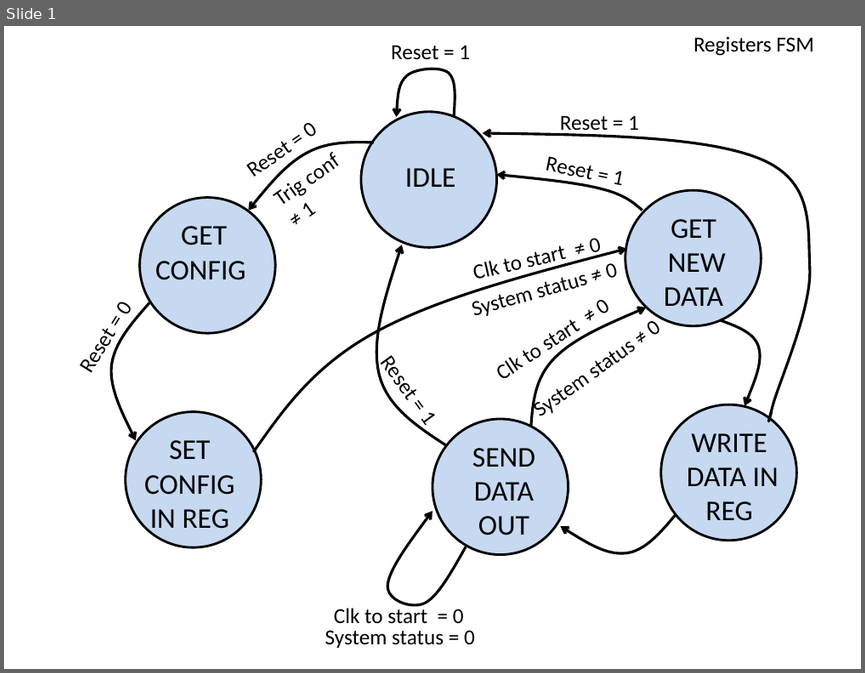
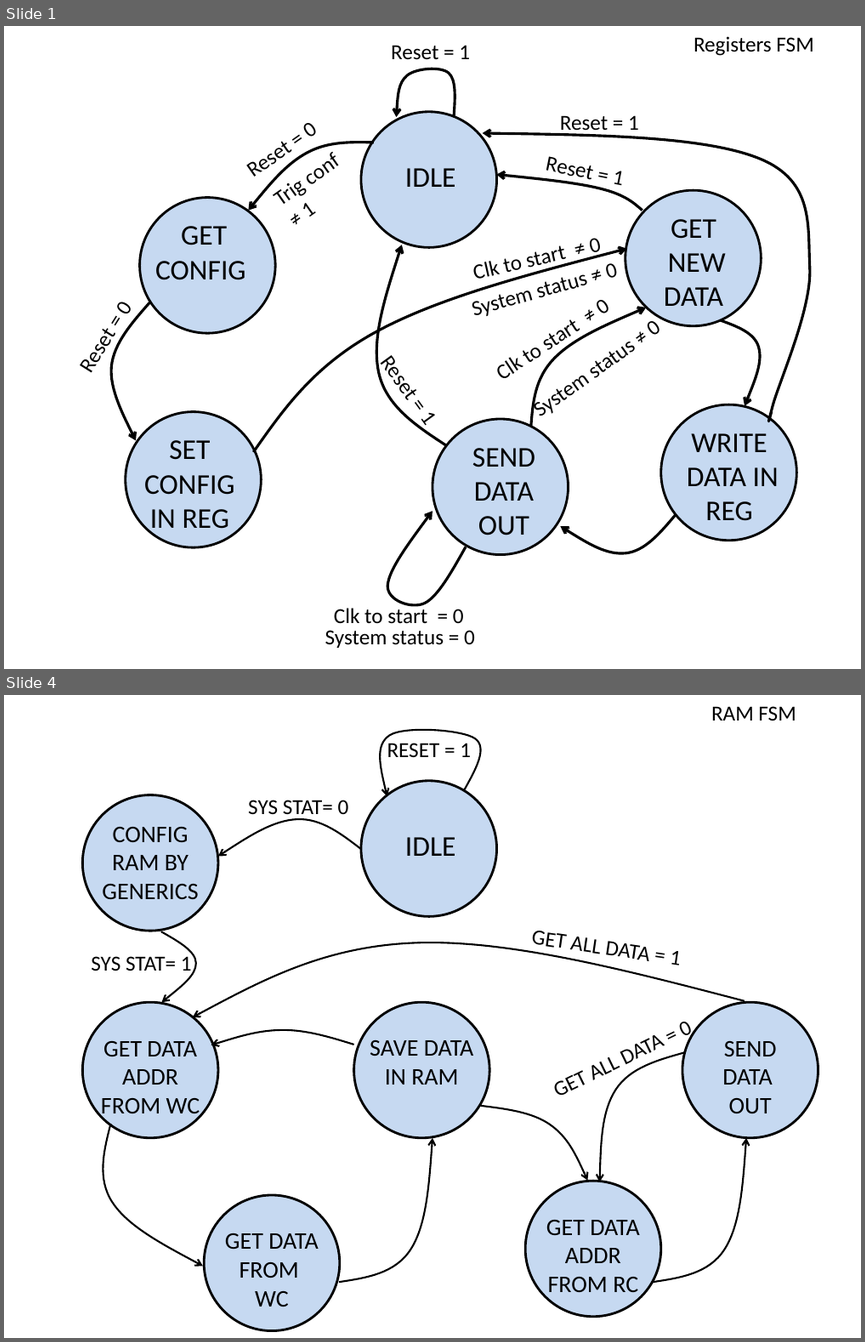
Before and after one commit to battellino/moran-zvika-project, a slide deck: core/State machine.pptx. Shown one above the other, each under a label of ours: slide 1 before the commit, slides 1 and 4 after it; the slides between them are not shown. The pictures are 865x673 and 865x1342 pixels, drawn with LibreOffice and Linux fonts; fonts in the diff are those of the drawing. Boxes give left, top, right and bottom in pixels: in the first picture for what was removed or moved away, otherwise in the second. Text is boxed around its words. In the diff, an @@ line names an element or a change of style, - is before the commit and + after.

```diff
--- a/core/State machine.pptx
+++ b/core/State machine.pptx
@@ slide 4 added at (4,695,861,1338), background #FFFFFF @@
@@ text added at (711,706,795,721), 18 pt, text #000000 @@
+RAM FSM
@@ freeform shape added at (375,726,488,796), outline #000000 1.5 pt @@
@@ text added at (387,743,471,757), 18 pt, text #000000 @@
+RESET = 1
@@ ellipse added at (83,795,218,930), fill #C6D9F1, outline #000000 2 pt @@
@@ ellipse added at (361,781,497,916), fill #C6D9F1, outline #000000 2 pt @@
@@ freeform shape added at (218,818,361,857), outline #000000 1.5 pt @@
@@ text added at (248,800,349,820), 18 pt, text #000000 @@
+SYS STAT= 0
@@ text added at (102,827,198,900), 20 pt, text #000000 @@
+CONFIG RAM BY GENERICS
@@ text added at (405,837,456,856), 24 pt, text #000000 @@
+IDLE
@@ freeform shape added at (160,931,196,1002), outline #000000 1.5 pt @@
@@ freeform shape added at (193,940,744,1017), outline #000000 1.5 pt @@
@@ text added at (225,941,680,1248), 18 pt, text #000000 @@
+GET ALL DATA = 1
@@ text added at (91,953,192,975), 18 pt, text #000000 @@
+SYS STAT= 1
@@ ellipse added at (83,1002,218,1137), fill #C6D9F1, outline #000000 2 pt @@
@@ ellipse added at (353,1002,489,1137), fill #C6D9F1, outline #000000 2 pt @@
@@ ellipse added at (682,1002,818,1137), fill #C6D9F1, outline #000000 2 pt @@
@@ text added at (683,1021,692,1042), 18 pt, text #000000 @@
+GET ALL DATA = 0
@@ text added at (101,1041,200,1119), 20 pt, text #000000 @@
+GET DATA ADDR FROM WC
@@ freeform shape added at (211,1030,354,1045), outline #000000 1.5 pt @@
@@ text added at (370,1040,474,1084), 20 pt, text #000000 @@
+SAVE DATA IN RAM
@@ text added at (722,1041,777,1113), 20 pt, text #000000 @@
+SEND DATA
+OUT
@@ freeform shape added at (600,1052,684,1182), outline #000000 1.5 pt @@
@@ freeform shape added at (97,1123,203,1265), outline #000000 1.5 pt @@
@@ freeform shape added at (480,1106,587,1180), outline #000000 1.5 pt @@
@@ freeform shape added at (302,1138,476,1295), outline #000000 1.5 pt @@
@@ freeform shape added at (615,1138,789,1295), outline #000000 1.5 pt @@
@@ ellipse added at (204,1195,339,1330), fill #C6D9F1, outline #000000 2 pt @@
@@ ellipse added at (525,1181,660,1316), fill #C6D9F1, outline #000000 2 pt @@
@@ text added at (546,1219,640,1292), 20 pt, text #000000 @@
+GET DATA ADDR FROM RC
@@ text added at (239,1233,318,1306), 20 pt, text #000000 @@
+GET DATA FROM
+WC
```
Also in this commit, not shown: 2 other slides added, 1 slide removed.
